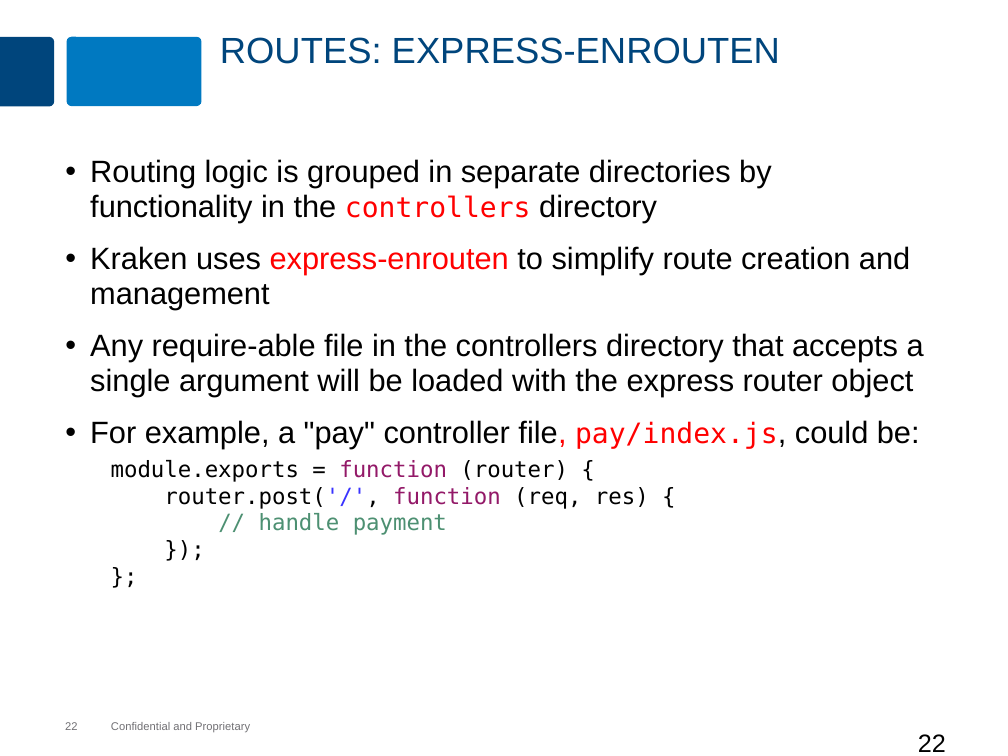
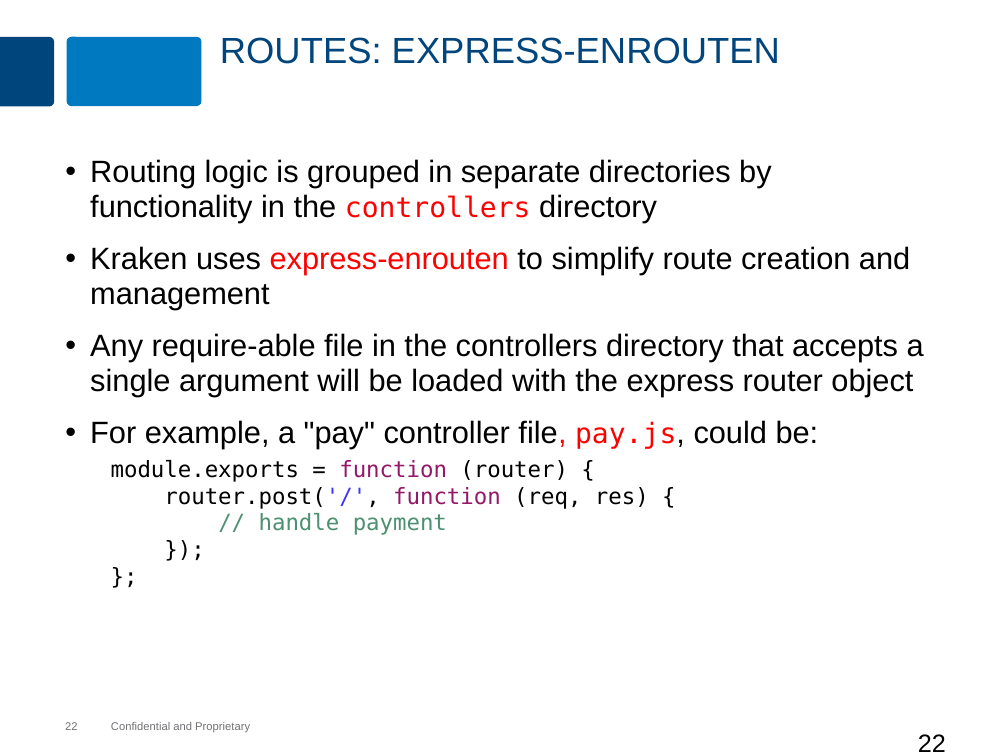
Before and after one commit to MaxMillington/nodePractice, a slide deck: slide 22 of node/lesson-80-kraken/kraken.pptx. Drawn at 1008x756 pixels with LibreOffice and Linux fonts; fonts in the diff are those of the drawing; background and template pictures are left out. Boxes give left, top, right and bottom in pixels: in the first picture for what was removed or moved away, otherwise in the second. Text is boxed around its words. In the diff, an @@ line names an element or a change of style, - is before the commit and + after.

```diff
--- a/node/lesson-80-kraken/kraken.pptx
+++ b/node/lesson-80-kraken/kraken.pptx
@@ text at [90,420,819,449]: text changed @@
-• For example, a "pay" controller file, pay/index.js, could be:
+• For example, a "pay" controller file, pay.js, could be:
```
Also in this commit, not shown: 6 other slides changed, 11 other files.
